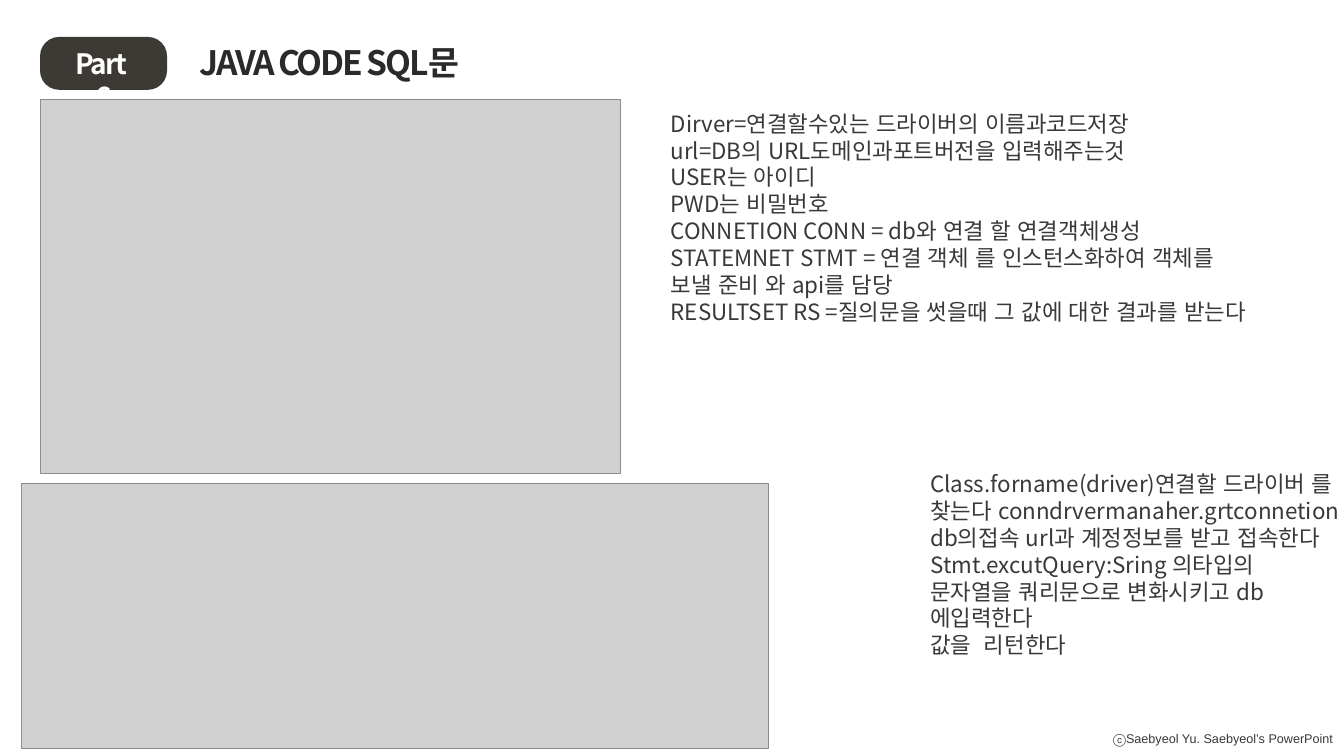
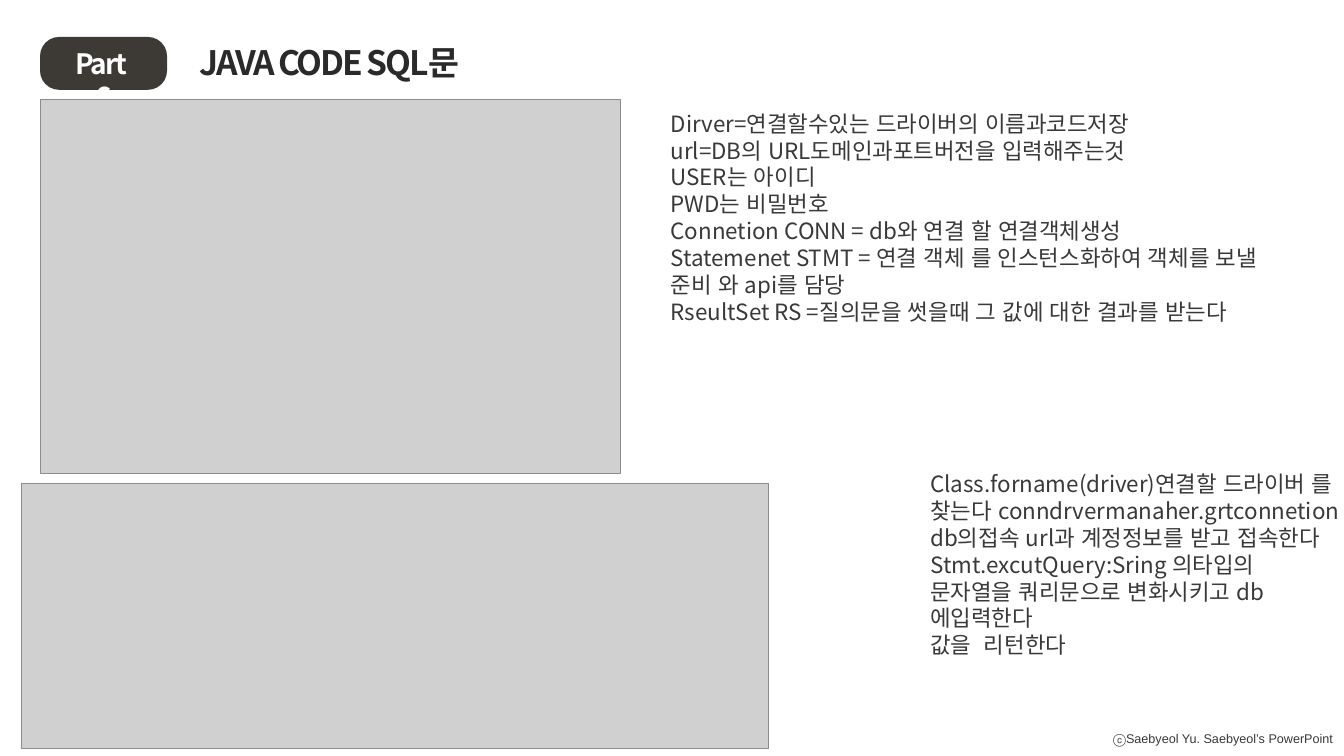
Before and after one commit to TRENDLMC/Java_cli_todo, a slide deck: slide 14 of 파워포인트.pptx. Drawn at 1344x756 pixels with LibreOffice and Linux fonts; fonts in the diff are those of the drawing; grey boxes stand for pictures. Boxes give left, top, right and bottom in pixels: in the first picture for what was removed or moved away, otherwise in the second. Text is boxed around its words. In the diff, an @@ line names an element or a change of style, - is before the commit and + after.

```diff
--- a/파워포인트.pptx
+++ b/파워포인트.pptx
@@ text at (671, 220, 1257, 322): text changed @@
-CONNETION CONN = db와 연결 할 연결객체생성
-STATEMNET STMT = 연결 객체 를 인스턴스화하여 객체를 보낼 준비 와 api를 담당
-RESULTSET RS =질의문을 썻을때 그 값에 대한 결과를 받는다
+Connetion CONN = db와 연결 할 연결객체생성
+Statemenet STMT = 연결 객체 를 인스턴스화하여 객체를 보낼 준비 와 api를 담당
+RseultSet RS =질의문을 썻을때 그 값에 대한 결과를 받는다
```
Also in this commit, not shown: 1 other slide changed, 1 other file.
